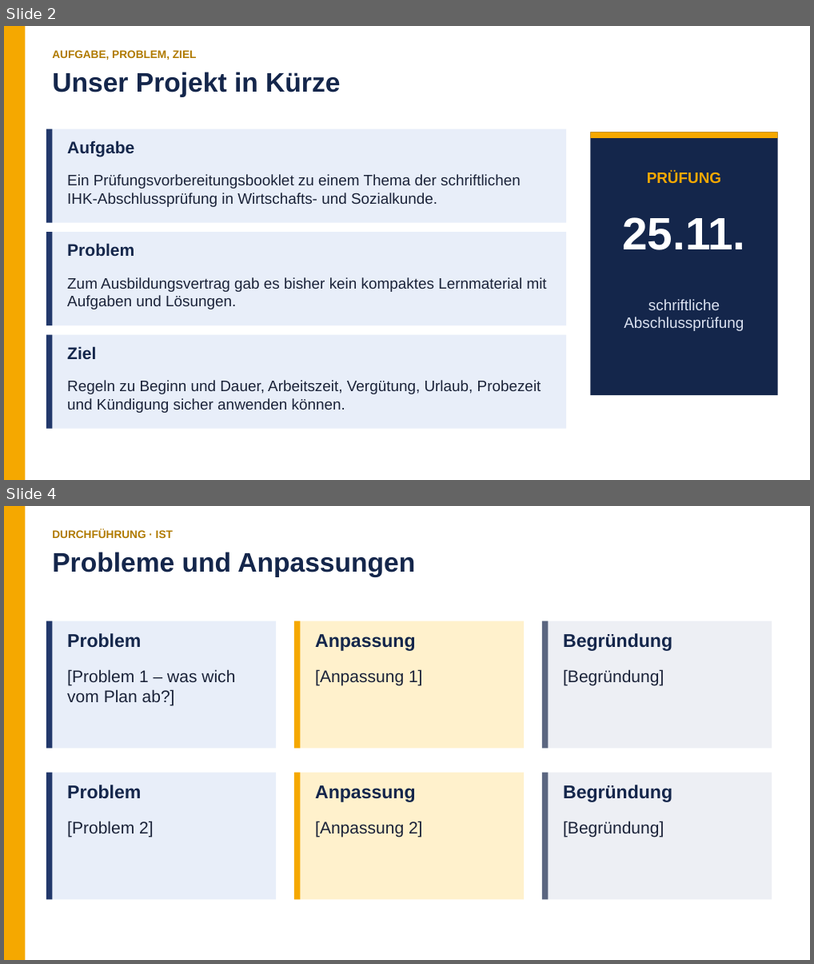
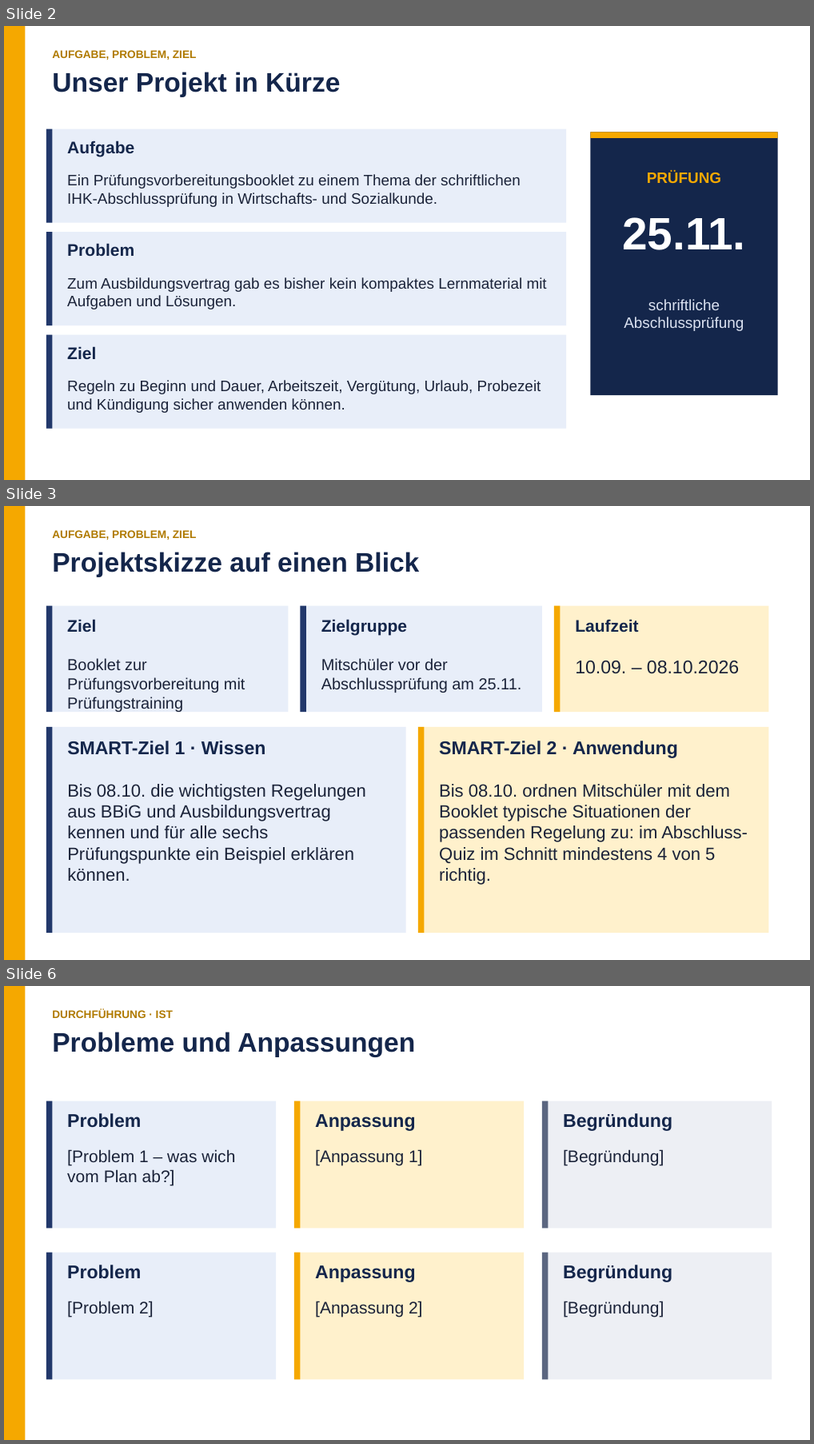
Before and after one commit to yasinbenx/bbig, a slide deck: output/praesentation.pptx. Shown one above the other, each under a label of ours: slides 2 and 4 before the commit, slides 2, 3 and 6 after it; the slides between them are not shown. The pictures are 814x964 and 814x1444 pixels, drawn with LibreOffice and Linux fonts; fonts in the diff are those of the drawing. Boxes give left, top, right and bottom in pixels: in the first picture for what was removed or moved away, otherwise in the second. Text is boxed around its words. In the diff, an @@ line names an element or a change of style, - is before the commit and + after.

```diff
--- a/output/praesentation.pptx
+++ b/output/praesentation.pptx
@@ slide 3 added at [4, 506, 810, 960], background #FFFFFF @@
@@ rectangle added at [4, 506, 25, 960], fill #F5A800 @@
@@ text added at [52, 530, 197, 540], 13 pt, text #B07A00, bold @@
+AUFGABE, PROBLEM, ZIEL
@@ text added at [52, 552, 419, 577], 32 pt, text #14264B, bold @@
+Projektskizze auf einen Blick
@@ rectangle added at [46, 606, 288, 712], fill #E8EEF9 @@
@@ rectangle added at [46, 606, 52, 712], fill #22386B @@
@@ text added at [67, 619, 96, 632], 20 pt, text #14264B, bold @@
+Ziel
@@ rectangle added at [301, 606, 542, 712], fill #E8EEF9 @@
@@ rectangle added at [301, 606, 306, 712], fill #22386B @@
@@ text added at [322, 619, 407, 635], 20 pt, text #14264B, bold @@
+Zielgruppe
@@ rectangle added at [554, 606, 770, 712], fill #FFF1CC @@
@@ rectangle added at [554, 606, 561, 712], fill #F5A800 @@
@@ text added at [575, 619, 638, 632], 20 pt, text #14264B, bold @@
+Laufzeit
@@ text added at [67, 658, 246, 712], 19 pt, text #1A2238 @@
+Booklet zur Prüfungsvorbereitung mit Prüfungstraining
@@ text added at [322, 658, 522, 692], 19 pt, text #1A2238 @@
+Mitschüler vor der Abschlussprüfung am 25.11.
@@ text added at [575, 660, 739, 674], 22 pt, text #1A2238 @@
+10.09. – 08.10.2026
@@ rectangle added at [46, 727, 406, 932], fill #E8EEF9 @@
@@ rectangle added at [46, 727, 52, 932], fill #22386B @@
@@ text added at [67, 740, 266, 755], 22 pt, text #14264B, bold @@
+SMART-Ziel 1 · Wissen
@@ rectangle added at [418, 727, 770, 932], fill #FFF1CC @@
@@ rectangle added at [418, 727, 425, 932], fill #F5A800 @@
@@ text added at [439, 740, 678, 758], 22 pt, text #14264B, bold @@
+SMART-Ziel 2 · Anwendung
@@ text added at [67, 784, 366, 881], 21 pt, text #1A2238 @@
+Bis 08.10. die wichtigsten Regelungen aus BBiG und Ausbildungsvertrag kennen und für alle sechs Prüfungspunkte ein Beispiel erklären können.
@@ text added at [439, 784, 748, 884], 21 pt, text #1A2238 @@
+Bis 08.10. ordnen Mitschüler mit dem Booklet typische Situationen der passenden Regelung zu: im Abschluss-Quiz im Schnitt mindestens 4 von 5 richtig.
@@ what was slide 4 is now slide 6 @@
```
Also in this commit, not shown: 2 other slides added, 17 other files.
